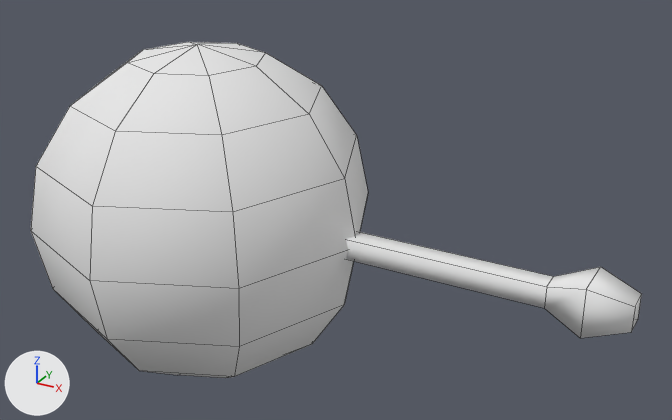
The OBJ model PRJ/Turrets-android/assets/data/Turret0.obj, before and after one commit.
Both versions are drawn from a camera (50 mm lens) standing at (2.63, -1.85, 1.88) and looking at (0.69, 1.67, 0.12). Arrows for +X, +Y and +Z are at lower left; the lights stay in place. Mesh edges are drawn as thin lines. Where no turn or scale is listed for an object, it has been applied to the vertices.

Objects in the first picture: 'cube4_copy7', 'turret'.
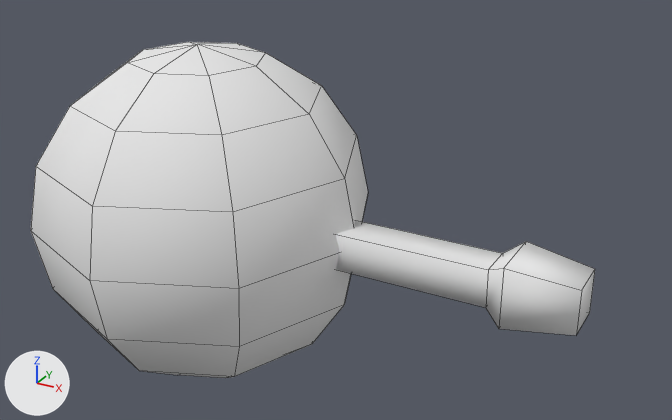
The change, as a list of edits to the scene's bpy script:
```text
Add me_cube4_copy8:
    me_cube4_copy8.from_pydata([(0.417, 1.482, -0.089), (0.417, 1.482, 0.089), (1.516, 1.482, 0.089), (1.516, 1.482, -0.089), (0.417, 1.661, -0.089), (0.417, 1.661, 0.089), (1.516, 1.661, 0.089), (1.516, 1.661, -0.089), (1.598, 1.429, 0.143), (1.598, 1.429, -0.143), (1.598, 1.715, -0.143), (1.598, 1.715, 0.143), (1.909, 1.468, 0.104), (1.909, 1.468, -0.104), (1.909, 1.676, -0.104), (1.909, 1.676, 0.104)], [], [(0, 3, 2, 1), (0, 4, 7, 3), (1, 5, 4, 0), (2, 6, 5, 1), (2, 8, 11, 6), (3, 9, 8, 2), (5, 6, 7, 4), (6, 11, 10, 7), (7, 10, 9, 3), (8, 12, 15, 11), (9, 13, 12, 8), (10, 14, 13, 9), (11, 15, 14, 10), (13, 14, 15, 12)])
    me_cube4_copy8.materials.append(mat_default2)  # white #e7e7e7
Remove ob_cube4_copy7:
    ob_cube4_copy7 = bpy.data.objects.new('cube4_copy7', me_cube4_copy7)
    ob_cube4_copy7.location = (0.0, 0.0, 0.0)
Add ob_cube4_copy8:
    ob_cube4_copy8 = bpy.data.objects.new('cube4_copy8', me_cube4_copy8)
    ob_cube4_copy8.location = (0.0, 0.0, 0.0)
```

Location of each change, (x1, y1, x2, y2) in pixels of the pictures (672 x 420 px):
'cube4_copy8', added: after (336, 220, 595, 335)
'cube4_copy7', deleted: before (346, 231, 642, 338)
